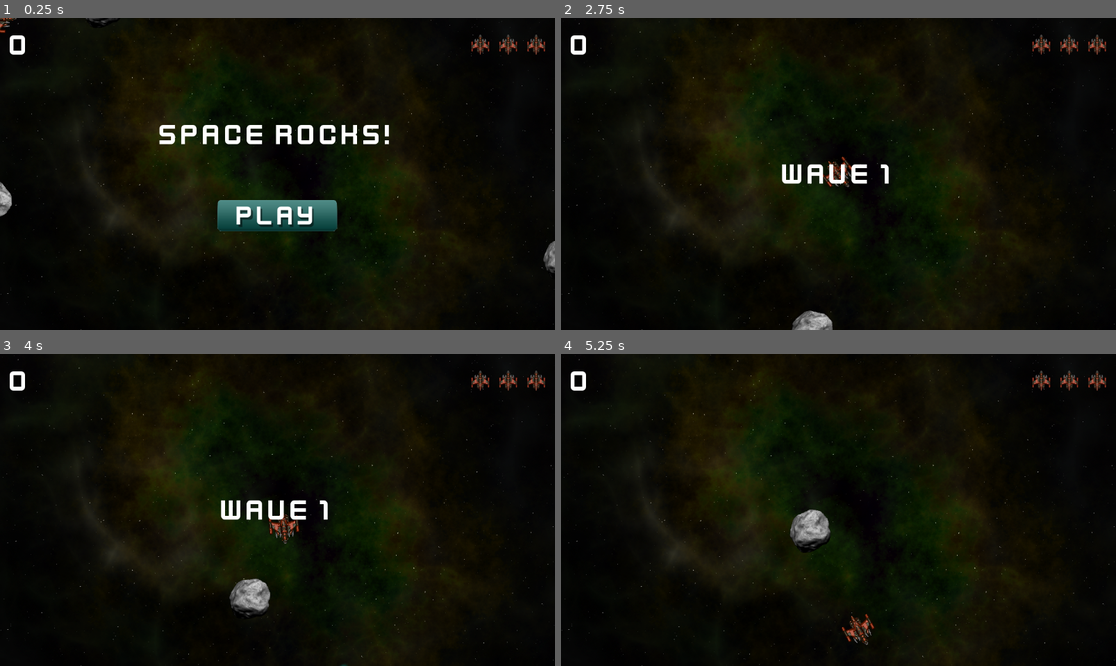
Above: before the commit, frames 1-4 (two rows, left to right).
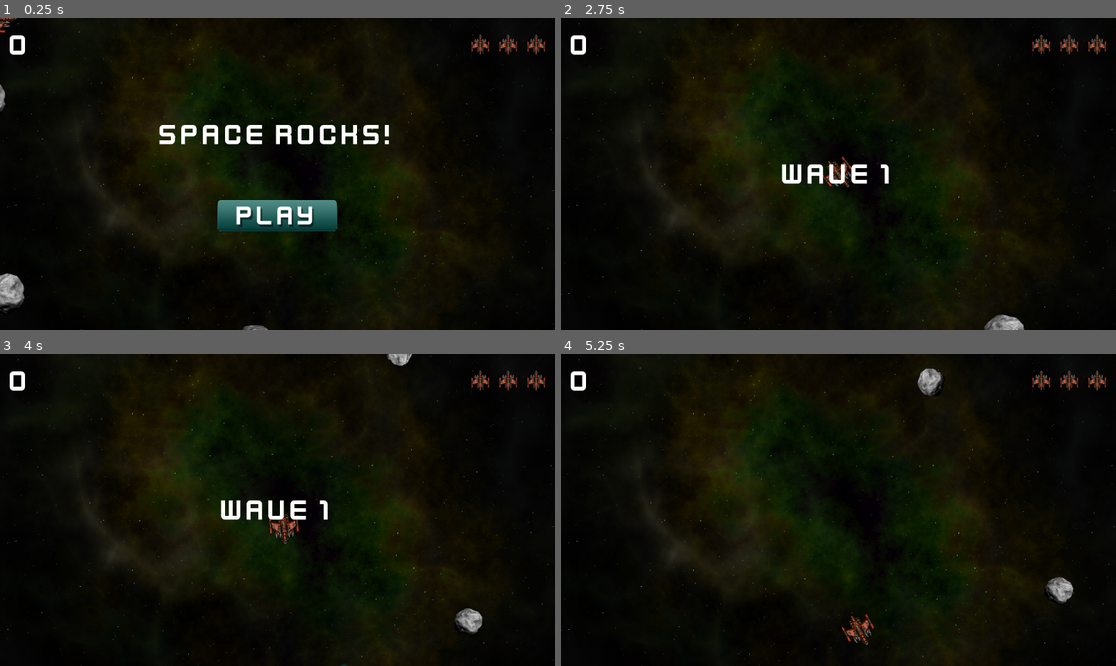
Above: after the commit, the same moments.

Repository: R2Road/book_godot4_game_development_projects
Game: Godot game, scene res://main.tscn
The game is run twice, just before and just after one commit, with the same random seed, the same clock (stepped at 60 frames per second) and the same inputs.
Inputs (mouse positions are in pixels of both pictures, inside the frame that each line leads up to):
- Up to frame 1 (0.25 s): no input
- Up to frame 2 (2.75 s): click (838, 214) at 0.5 s; tap Enter at 1.25 s; hold D (rotate_right) 1.28-2.03 s; hold Space (shoot) 1.28-2.03 s; hold A (rotate_left) from 2.03 s (still down); tap Space (shoot) at 2.1 s
- Up to frame 3 (4 s): release A (rotate_left) at 2.78 s; hold D (rotate_right) 2.78-3.53 s; hold Space (shoot) 2.78-3.53 s; hold W (thrust) from 3.53 s (still down); tap Space (shoot) at 3.6 s
- Up to frame 4 (5.25 s): release W (thrust) at 4.28 s; hold Space (shoot) 4.28-5.03 s; hold A (rotate_left) from 4.28 s (still down); tap Space (shoot) at 5.1 s

The runs differ from the first frame. In frame 1, 0.9% of the frame differs, in the area x 0-100%, y 0-100%; in frame 2, 0.6%; in frame 3, 1.1%; in frame 4, 1.3%, in the area x 41-93%, y 4-80%.

Commit message:
rename

Diff:
--- a/chapter_3_space_rock/main.tscn
+++ b/chapter_3_space_rock/main.tscn
@@ -12,7 +12,7 @@
 }
 point_count = 5
 
-[node name="main" type="Node2D"]
+[node name="Main" type="Node2D"]
 script = ExtResource("1_7smka")
 rock_scene = ExtResource("2_wqwcd")
 
